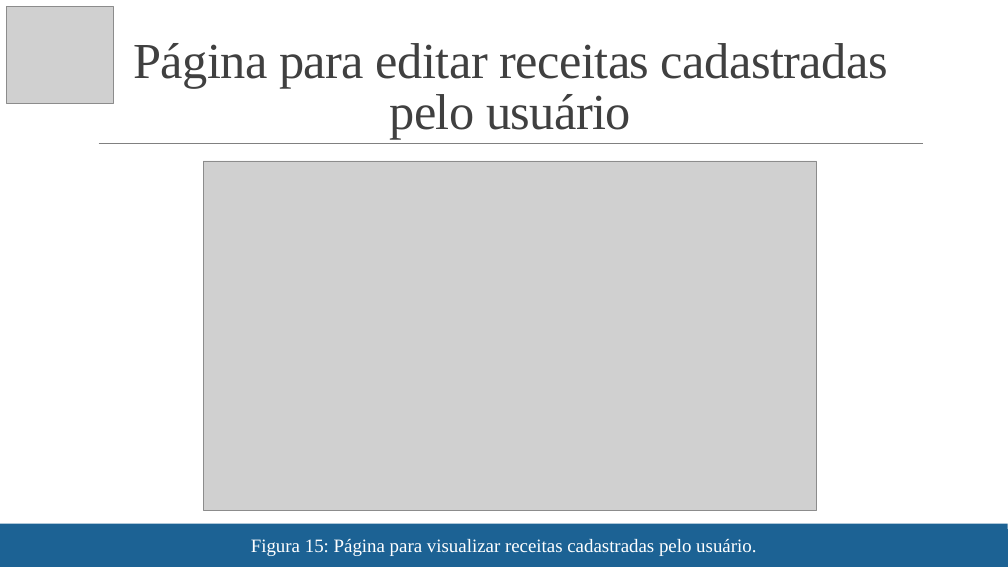
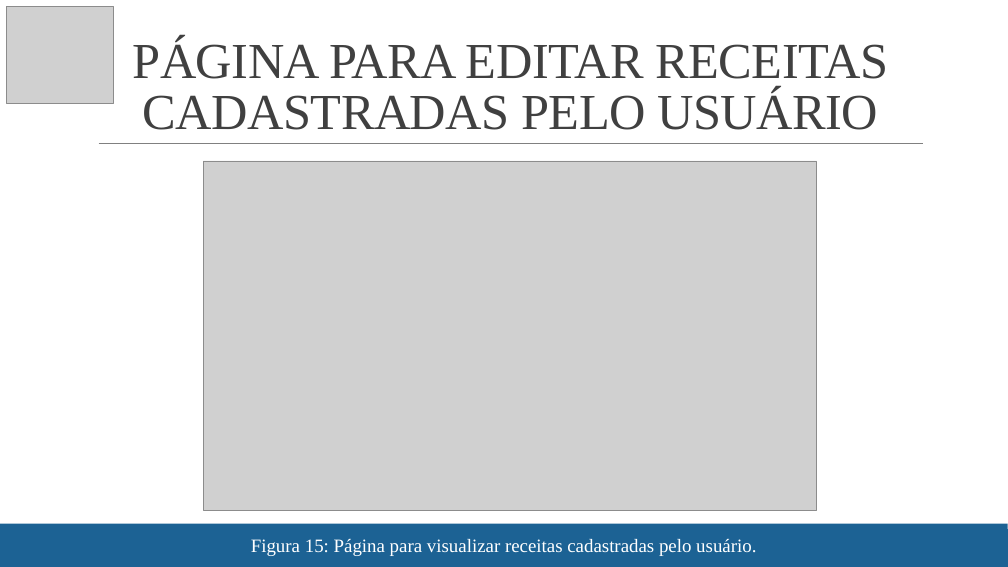
Before and after one commit to arezit/monkeysreceitas, a slide deck: slide 17 of TEXcerto.pptx (slide 12 before the commit). Drawn at 1008x567 pixels with LibreOffice and Linux fonts; fonts in the diff are those of the drawing; grey boxes stand for pictures. Boxes give left, top, right and bottom in pixels: in the first picture for what was removed or moved away, otherwise in the second. Text is boxed around its words. In the diff, an @@ line names an element or a change of style, - is before the commit and + after.

```diff
--- a/TEXcerto.pptx
+++ b/TEXcerto.pptx
@@ title at bbox=[133, 38, 889, 130]: text changed @@
-Página para editar receitas cadastradas pelo usuário
+PÁGINA PARA EDITAR RECEITAS CADASTRADAS PELO USUÁRIO
```
Also in this commit, not shown: 12 other slides changed, 3 slides added.
